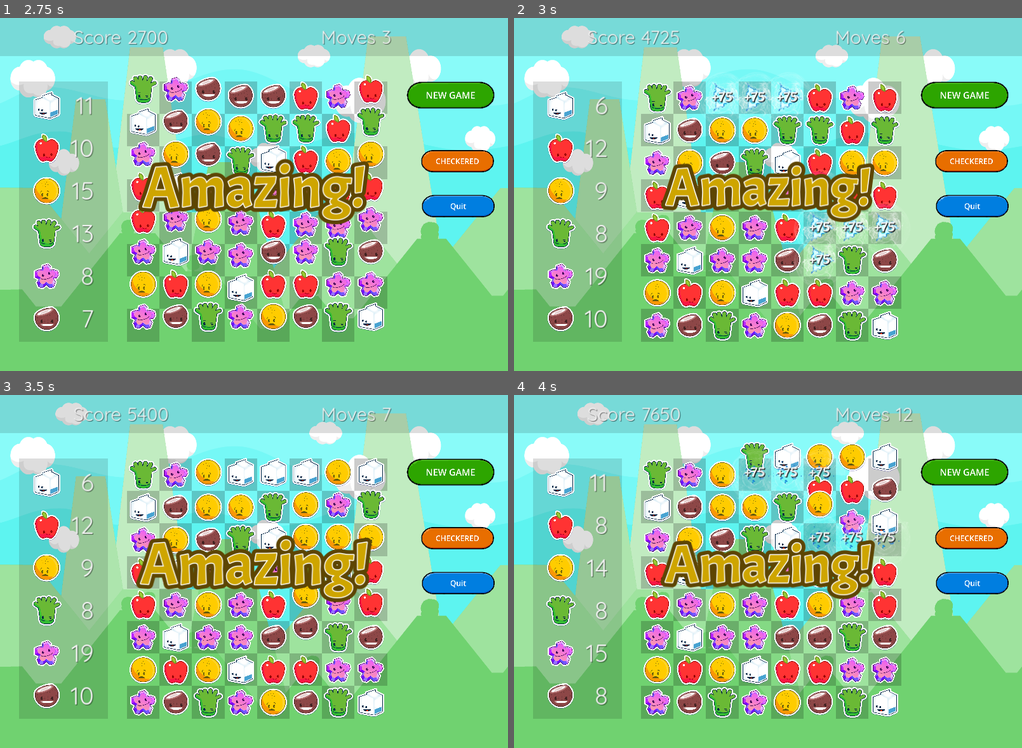
Above: before the commit, frames 1-4 (two rows, left to right).
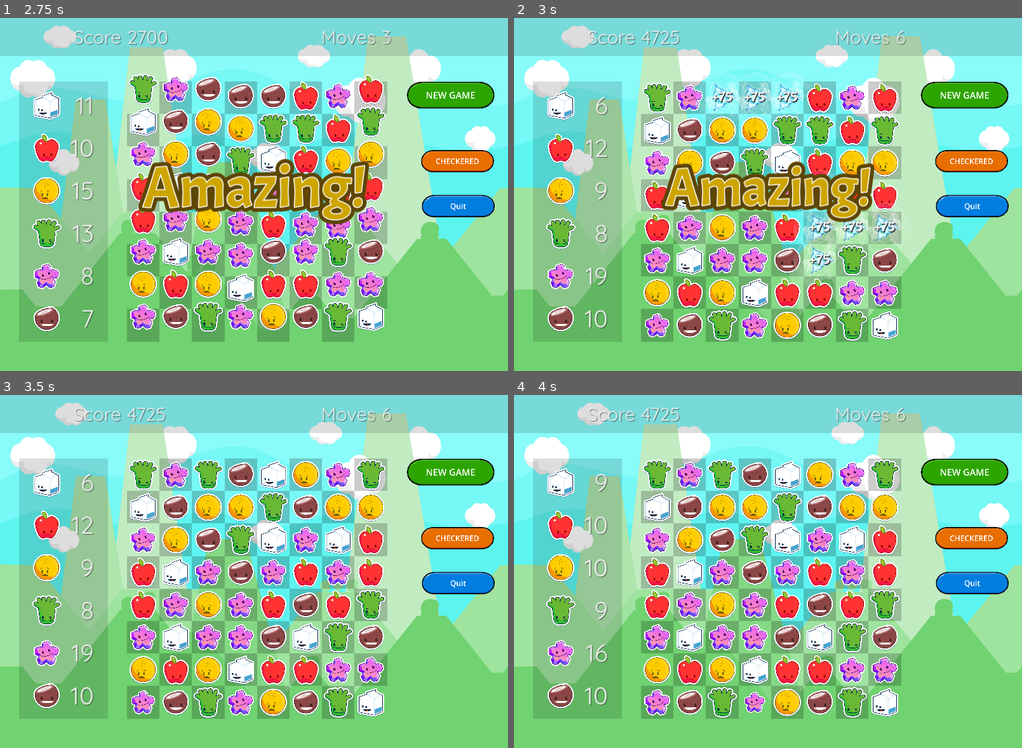
Above: after the commit, the same moments.

Repository: gitbrent/godot-match-3
Game: Godot game, scene res://main.tscn
Same seed, same stepped clock (60 frames per second), same inputs: the game is played once before the commit and once after it.
Inputs (mouse positions are in pixels of both pictures, inside the frame that each line leads up to):
- Up to frame 1 (2.75 s): click (132, 229) at 0.52 s; click "NEW GAME" at 1.25 s; click "NEW GAME" at 2 s
- Up to frame 2 (3 s): click "Food" at 2.75 s
- Up to frame 3 (3.5 s): no input
- Up to frame 4 (4 s): click "Space" at 3.5 s

Frame 1 is identical in both runs. In frame 2, 0.1% of the frame differs, in the area x 25-31%, y 83-91%; in frame 3, 11%; in frame 4, 13%, in the area x 13-79%, y 3-91%.

Commit message:
DONE: drag works

Diff:
--- a/game_boards/board_food/board_food.gd
+++ b/game_boards/board_food/board_food.gd
@@ -128,7 +128,9 @@
 func _on_drag_ended(gem_cell, mouse_position):
 	if is_dragging:
 		var target_cell =  CmnFunc.get_gem_at_position(mouse_position, hbox_container)
-		if target_cell:
+		if target_cell and CmnFunc.are_cells_adjacent(gem_cell, target_cell):
+			undo_cell_1 = gem_cell
+			undo_cell_2 = target_cell
 			swap_gem_cells(gem_cell, target_cell)
 	is_dragging = false
 
--- a/game_boards/board_space/board_space.gd
+++ b/game_boards/board_space/board_space.gd
@@ -169,6 +169,8 @@
 	if is_dragging:
 		var target_cell =  CmnFunc.get_gem_at_position(mouse_position, hbox_container)
 		if target_cell and CmnFunc.are_cells_adjacent(gem_cell, target_cell):
+			undo_cell_1 = gem_cell
+			undo_cell_2 = target_cell
 			swap_gem_cells(gem_cell, target_cell)
 	is_dragging = false
 
